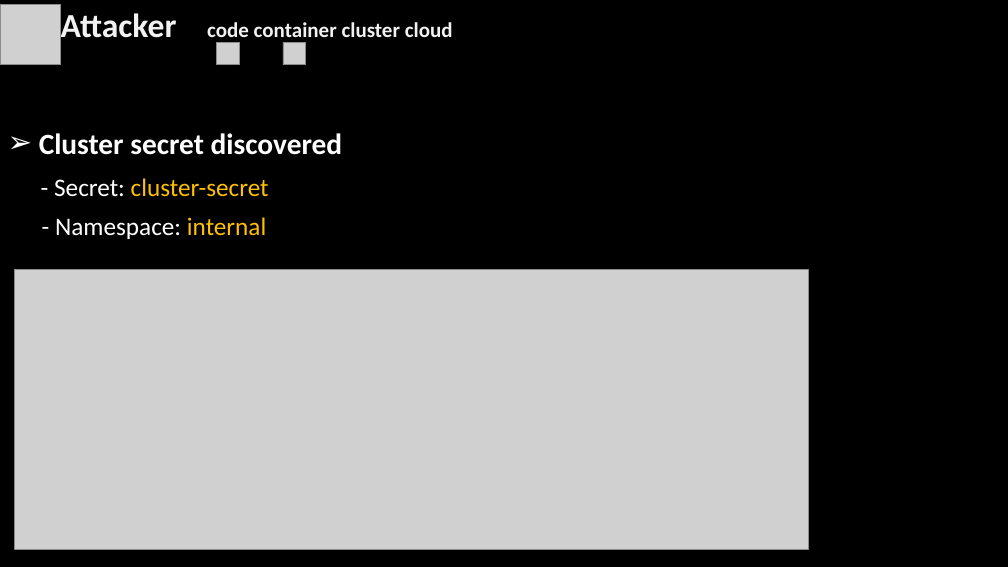
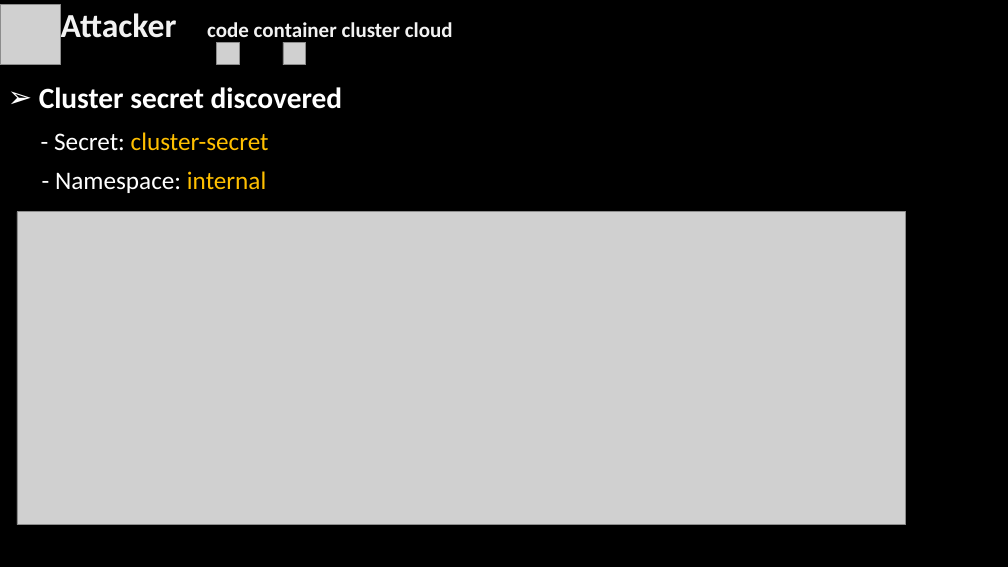
Before and after one commit to simonangel-fong/react2shell-eks, a slide deck: slide 13 of docs/slide/post01_eks_breach.pptx. Drawn at 1008x567 pixels with LibreOffice and Linux fonts; fonts in the diff are those of the drawing; grey boxes stand for pictures; background and template pictures are left out. Boxes give left, top, right and bottom in pixels: in the first picture for what was removed or moved away, otherwise in the second. Text is boxed around its words. In the diff, an @@ line names an element or a change of style, - is before the commit and + after.

```diff
--- a/docs/slide/post01_eks_breach.pptx
+++ b/docs/slide/post01_eks_breach.pptx
@@ text "Cluster secret discovered": place and size @@
-text "Cluster secret discovered" at [39,133,343,239]
+text "Cluster secret discovered" at [39,87,343,193]
@@ picture: place and size @@
-picture at [14,269,808,549]
+picture at [17,212,906,525]
```
Also in this commit, not shown: 12 other slides changed, 13 other files.
